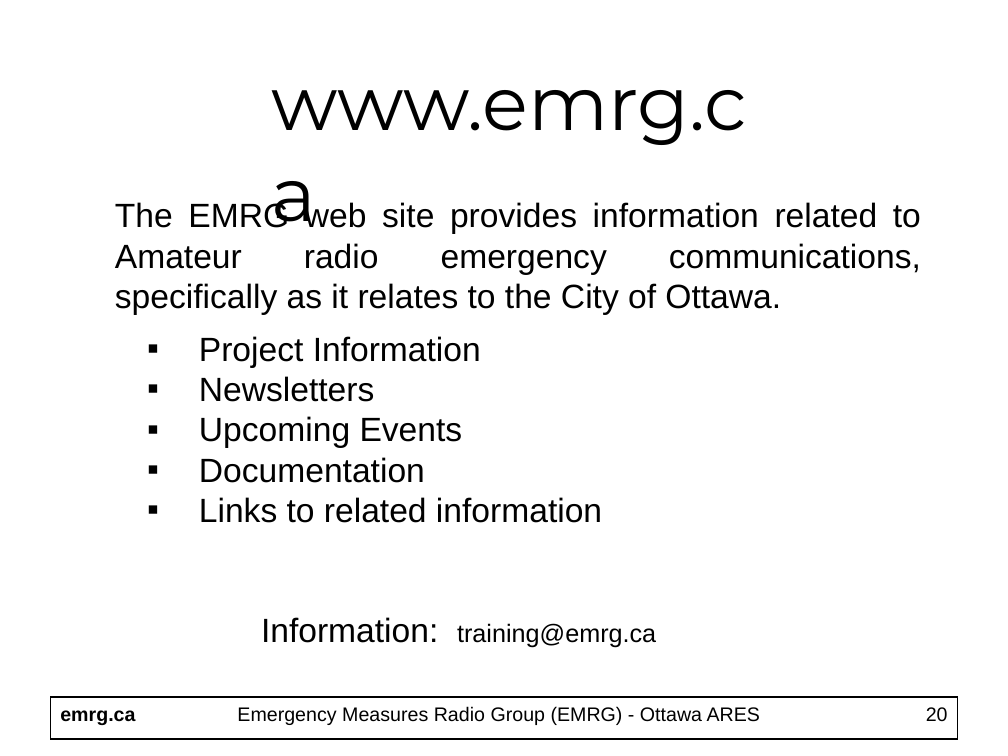
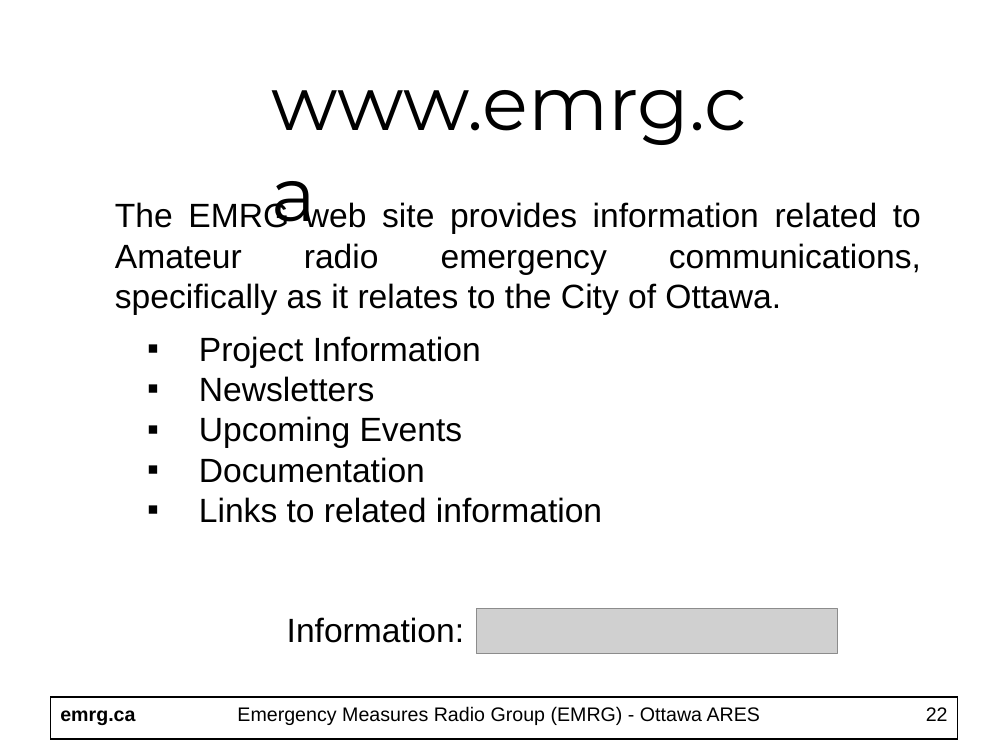
Before and after one commit to emrg-ca/website, a slide deck: slide 22 of httpdocs/EMRG-411_Message_Handling.ppt (slide 20 before the commit). Drawn at 1008x756 pixels with LibreOffice and Linux fonts; fonts in the diff are those of the drawing; grey boxes stand for pictures. Boxes give left, top, right and bottom in pixels: in the first picture for what was removed or moved away, otherwise in the second. Text is boxed around its words. In the diff, an @@ line names an element or a change of style, - is before the commit and + after.

```diff
--- a/httpdocs/EMRG-411_Message_Handling.ppt
+++ b/httpdocs/EMRG-411_Message_Handling.ppt
@@ text removed at [261, 617, 656, 647] @@
-Information: training@emrg.ca
@@ text added at [287, 617, 464, 643], 24 pt, text #000000 @@
+Information:
@@ picture added at [476, 609, 837, 654] @@
@@ page number at [926, 707, 948, 721]: text changed @@
-20
+22
```
Also in this commit, not shown: 14 other slides changed, 2 slides added, 3 other files.
